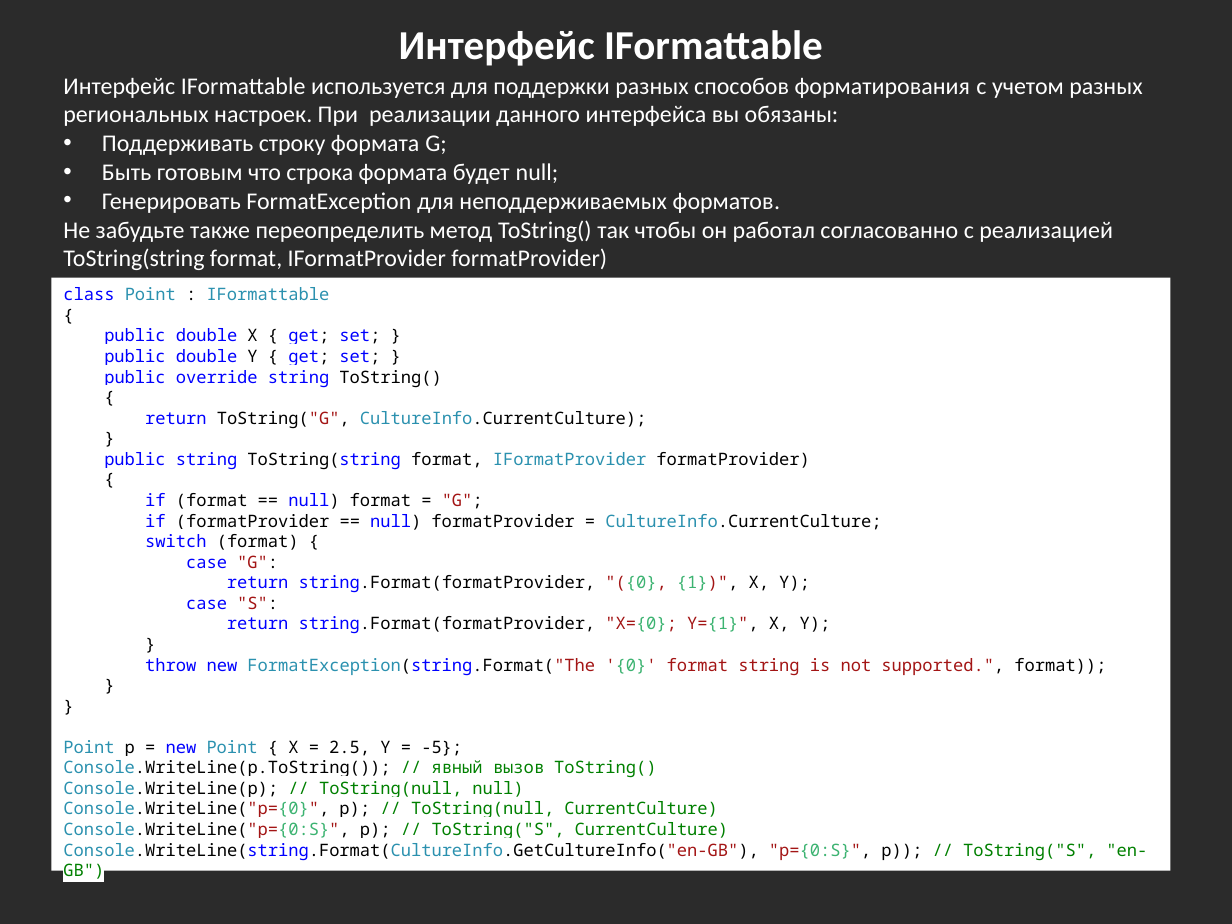
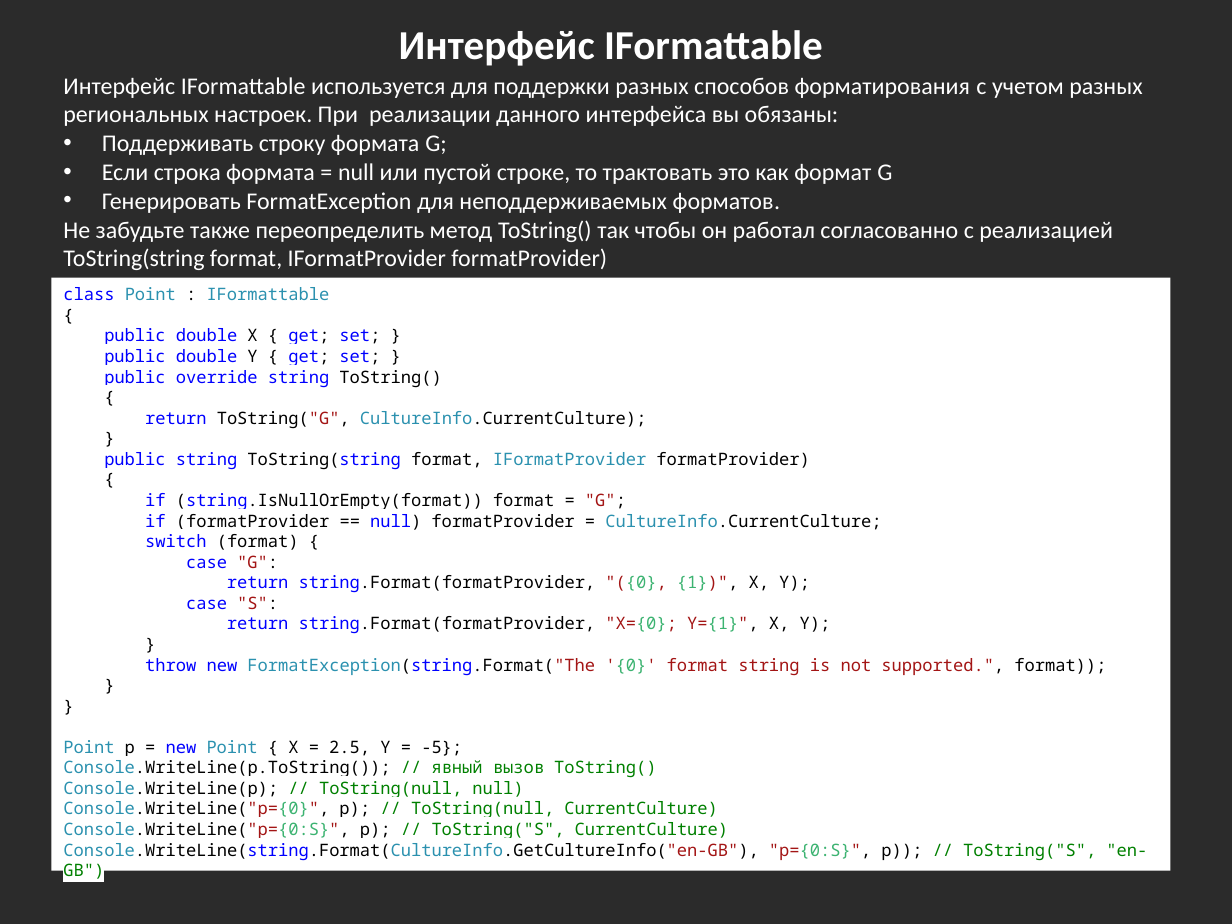
Before and after one commit to bazile/Training, a slide deck: slide 63 of Presentation/lesson-02-oop.pptx (slide 59 before the commit). Drawn at 1232x924 pixels with LibreOffice and Linux fonts; fonts in the diff are those of the drawing; background and template pictures are left out; a plain dark background stands for a picture behind light text. Boxes give left, top, right and bottom in pixels: in the first picture for what was removed or moved away, otherwise in the second. Text is boxed around its words. In the diff, an @@ line names an element or a change of style, - is before the commit and + after.

```diff
--- a/Presentation/lesson-02-oop.pptx
+++ b/Presentation/lesson-02-oop.pptx
@@ text at (102, 163, 892, 184): text changed @@
-• Быть готовым что строка формата будет null;
+• Если строка формата = null или пустой строке, то трактовать это как формат G
@@ text in rectangle at (145, 493, 626, 509): text changed @@
-if (format == null) format = "G";
+if (string.IsNullOrEmpty(format)) format = "G";
```
Also in this commit, not shown: 5 other slides changed, 6 slides added, 4 other files.
